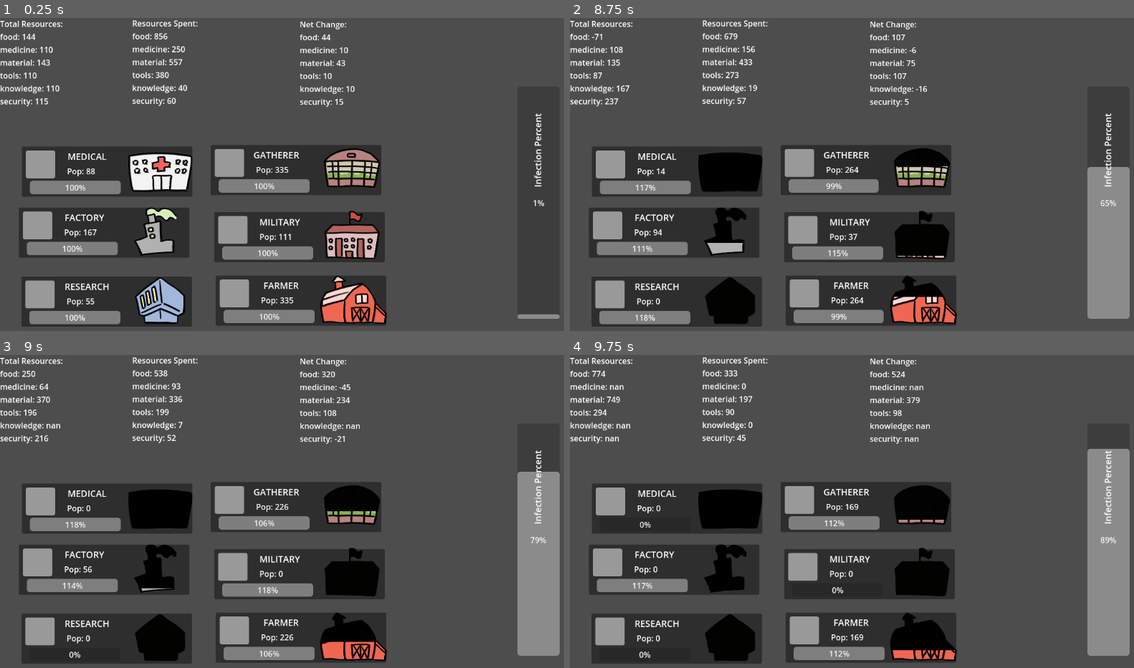
Above: before the commit, frames 1-4 (two rows, left to right).
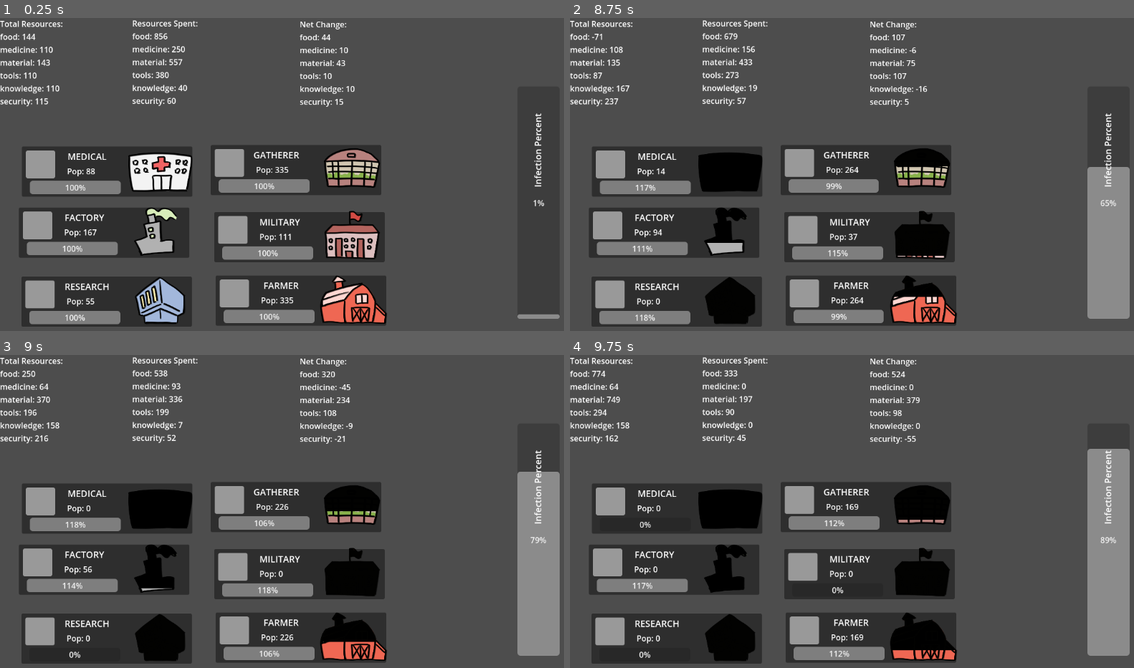
Above: after the commit, the same moments.

Repository: jaxonRuiz/CMPM170-Prototype2
Game: Godot game, scene res://Scenes/main.tscn
The game is run twice, just before and just after one commit, with the same random seed, the same clock (stepped at 60 frames per second) and the same inputs.
Inputs:
- Up to frame 1 (0.25 s): no input
- Up to frame 2 (8.75 s): tap Enter at 0.5, 2, 3.5 s; hold Space (next_turn) 0.53-1.28 s; tap Space (next_turn) every 1.5 s from 1.35 to 7.35 s; hold Space (next_turn) 2.03-2.78 s; hold Space (next_turn) 3.53-4.28 s; hold Space (next_turn) 5.03-5.78 s; hold Space (next_turn) 6.53-7.28 s; hold Space (next_turn) from 8.03 s (still down)
- Up to frame 3 (9 s): release Space (next_turn) at 8.78 s; tap Space (next_turn) at 8.85 s
- Up to frame 4 (9.75 s): hold Space (next_turn) from 9.53 s (still down)

Frames 1-2 are identical in both runs. In frame 3, less than 0.1% of the frame differs, in the area x 8-64%, y 21-24%; in frame 4, 0.2%, in the area x 6-64%, y 9-28%.

Commit message:
population fix

Diff:
--- a/Scripts/group.gd
+++ b/Scripts/group.gd
@@ -61,6 +61,7 @@
 
 
 func process_output():
+	if population == 0: return 0;
 	var output = population * production_ratio * stability * resource_satisfaction# * randf_range(0.8, 1.2);
 	return output;
 
